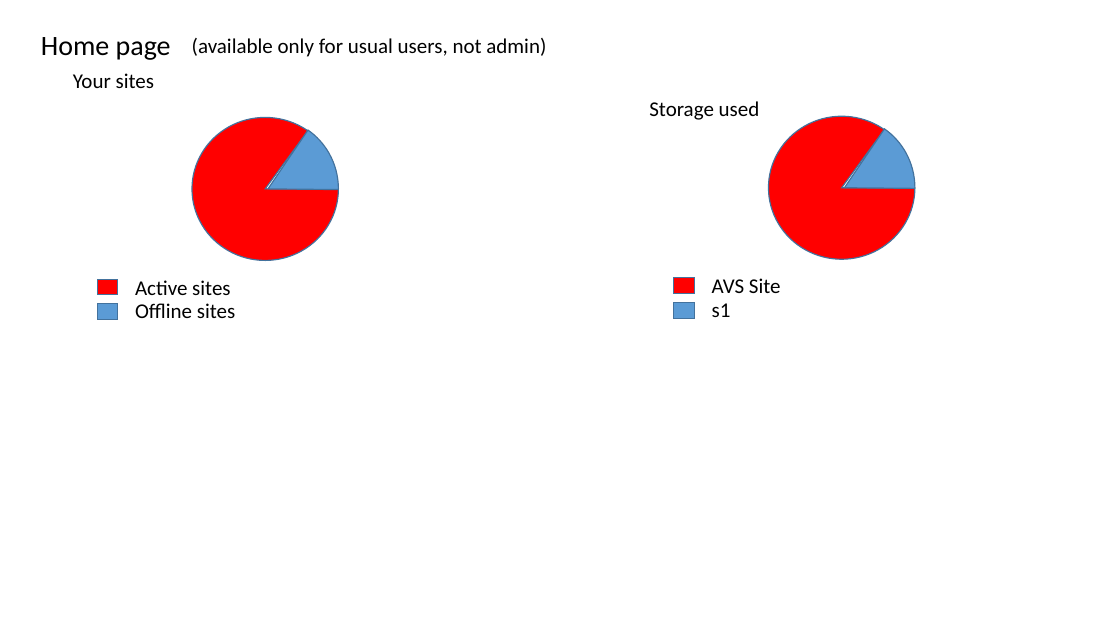
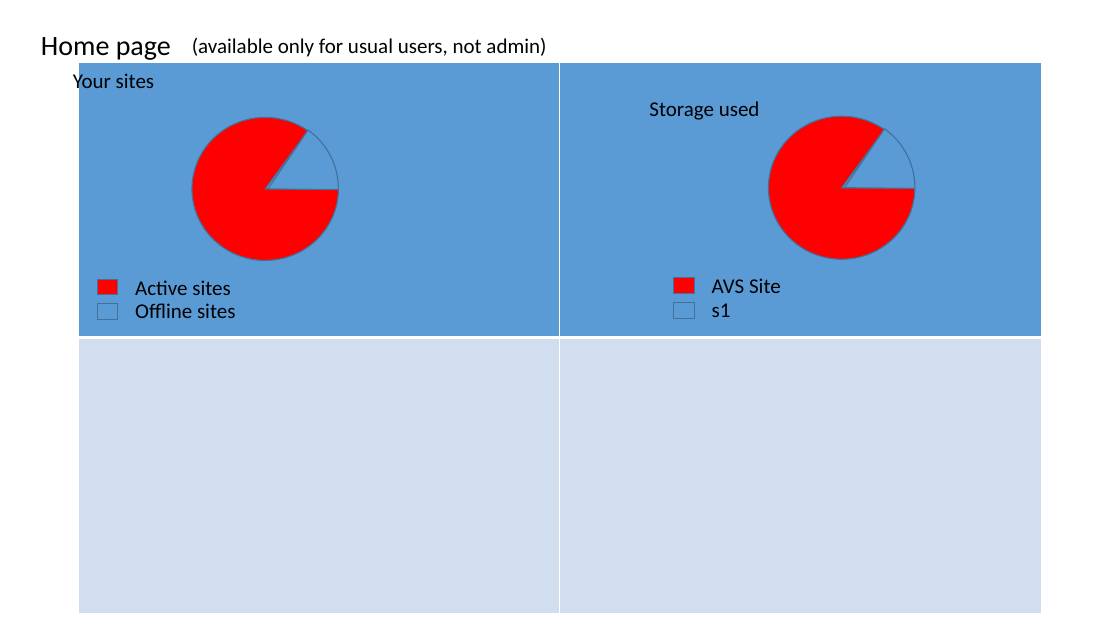
Before and after one commit to AlexanderFlanchik/AvsHost, a slide deck: slide 8 of Specs.pptx. Drawn at 1120x630 pixels with LibreOffice and Linux fonts; fonts in the diff are those of the drawing. Boxes give left, top, right and bottom in pixels: in the first picture for what was removed or moved away, otherwise in the second. Text is boxed around its words. In the diff, an @@ line names an element or a change of style, - is before the commit and + after.

```diff
--- a/Specs.pptx
+++ b/Specs.pptx
@@ text "Your sites" rewrapped from bbox=[73, 73, 154, 88] to bbox=[73, 70, 154, 94] @@
@@ table at bbox=[78, 62, 1041, 338] @@
@@ fill none to #D0DEEF in row 2 @@
@@ outline #43739E 1 pt to #42719B 1 pt in 8 elements at bbox=[192, 118, 339, 260], bbox=[197, 118, 339, 260], bbox=[97, 279, 118, 295], bbox=[97, 304, 118, 320], bbox=[769, 116, 915, 259], bbox=[774, 116, 915, 259], bbox=[674, 278, 695, 294], bbox=[674, 302, 695, 318] @@
```
Also in this commit, not shown: 19 other slides changed, 13 slides added, 1 other file.
